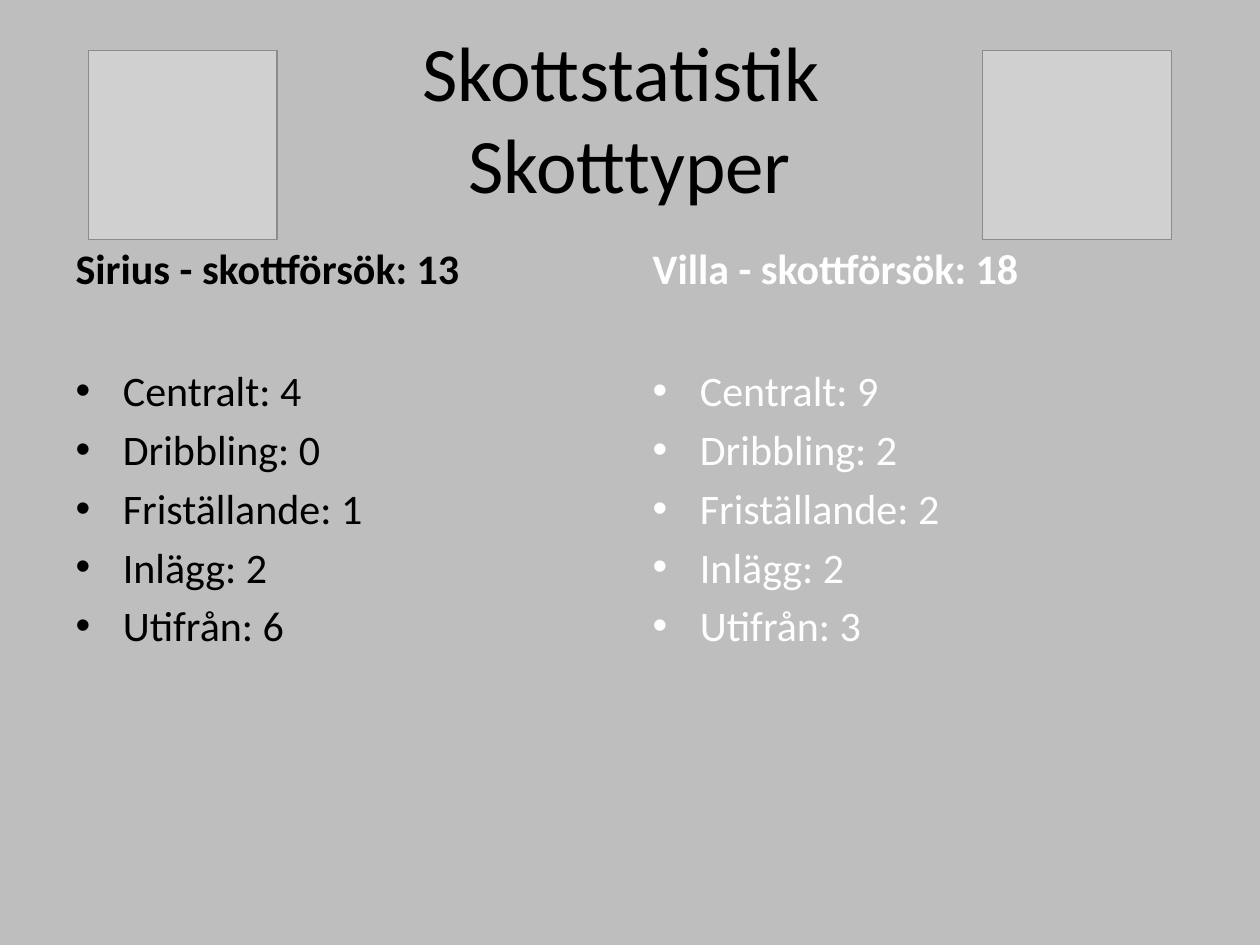
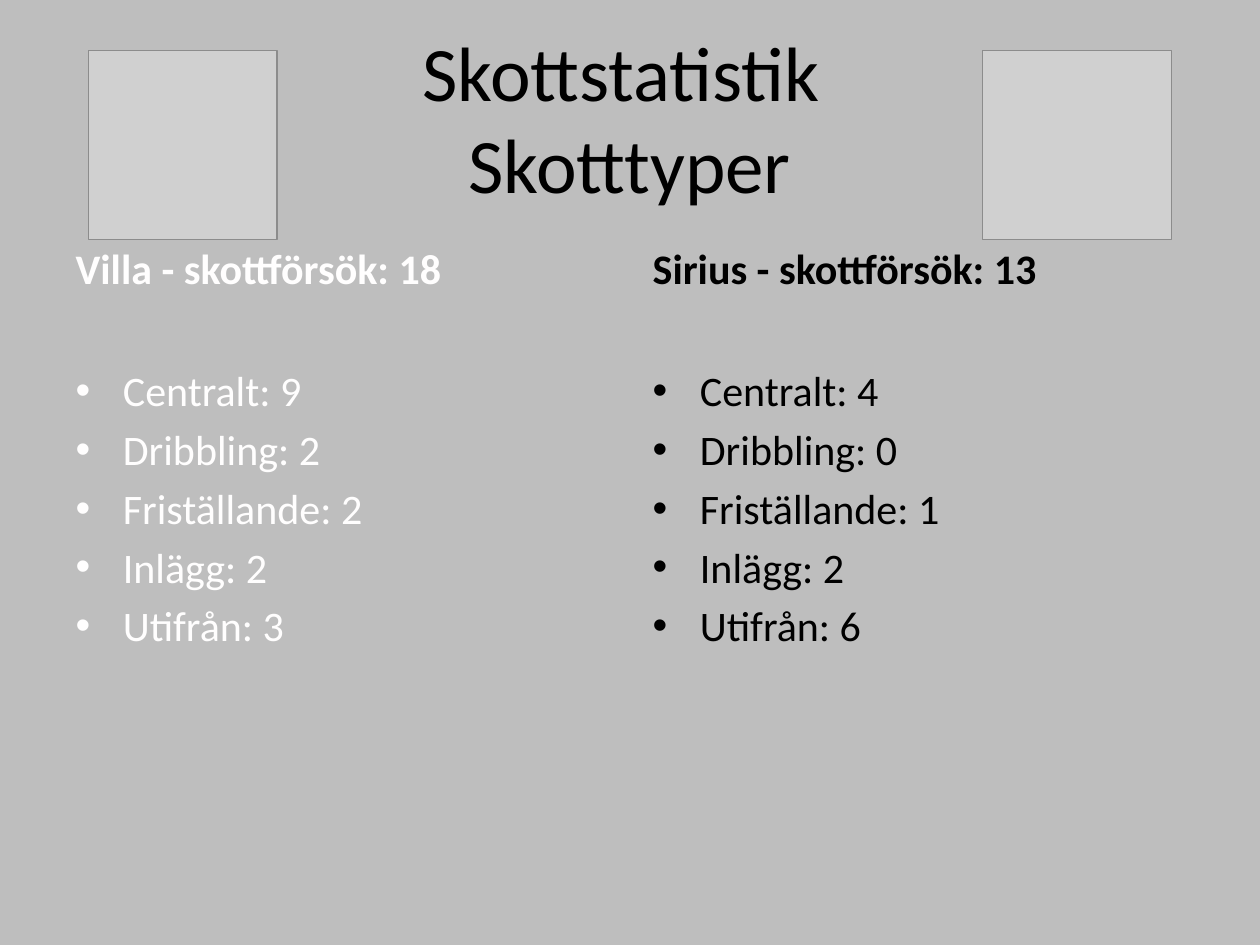
Before and after one commit to legendwk/sirius_bandy, a slide deck: slide 5 of powerpointer/matchrapporter/20220930 IK Sirius - Villa Lidköping halvlek 1 clean och 20220930 IK Sirius - Villa Lidköping halvlek 2 .pptx. Drawn at 1260x945 pixels with LibreOffice and Linux fonts; fonts in the diff are those of the drawing; grey boxes stand for pictures. Boxes give left, top, right and bottom in pixels: in the first picture for what was removed or moved away, otherwise in the second. Text is boxed around its words. In the diff, an @@ line names an element or a change of style, - is before the commit and + after.

```diff
--- a/powerpointer/matchrapporter/20220930 IK Sirius - Villa Lidköping halvlek 1 clean och 20220930 IK Sirius - Villa Lidköping halvlek 2 .pptx
+++ b/powerpointer/matchrapporter/20220930 IK Sirius - Villa Lidköping halvlek 1 clean och 20220930 IK Sirius - Villa Lidköping halvlek 2 .pptx
@@ text at [76,255,442,284]: text changed; text colour #000000 to #FFFEFE @@
-Sirius - skottförsök: 13
+Villa - skottförsök: 18
@@ text at [653,254,1037,285]: text changed; text colour #FFFEFE to #000000 @@
-Villa - skottförsök: 18
+Sirius - skottförsök: 13
@@ text at [123,377,362,524]: text changed; text colour #000000 to #FFFEFE @@
-• Centralt: 4
-• Dribbling: 0
-• Friställande: 1
+• Centralt: 9
+• Dribbling: 2
+• Friställande: 2
@@ text at [700,377,939,525]: text changed; text colour #FFFEFE to #000000 @@
-• Centralt: 9
-• Dribbling: 2
-• Friställande: 2
+• Centralt: 4
+• Dribbling: 0
+• Friställande: 1
@@ text at [123,554,267,590]: text colour #000000 to #FFFEFE in "Inlägg: 2" @@
@@ text at [700,554,844,590]: text colour #FFFEFE to #000000 in "Inlägg: 2" @@
@@ text at [123,611,284,641]: text changed; text colour #000000 to #FFFEFE @@
-• Utifrån: 6
+• Utifrån: 3
@@ text at [700,611,861,642]: text changed; text colour #FFFEFE to #000000 @@
-• Utifrån: 3
+• Utifrån: 6
```
Also in this commit, not shown: 5 other slides changed, 2 other files.
